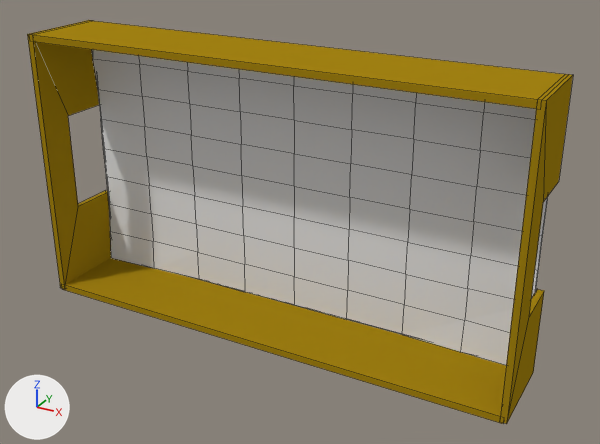
Renders of the Blender file resources/blender/table.blend from each side of a commit.
Camera for both pictures: a 50 mm lens placed at (10.34, -18.57, 8.26), pointed at (0.71, -1.05, -0.5). The axes (+X, +Y, +Z) are drawn at lower left. The lights are the same throughout. Mesh edges are drawn as thin lines.
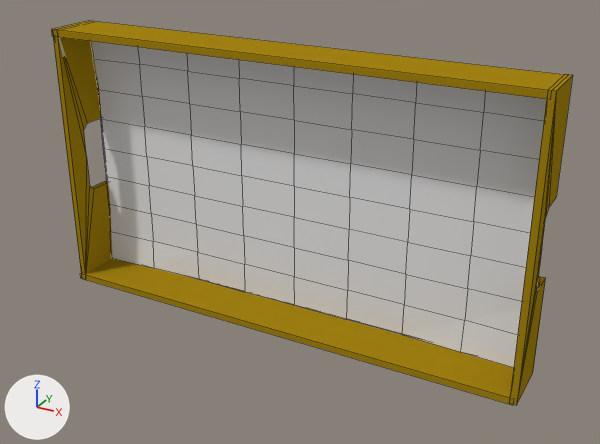
Where the change shows, as pixel boxes [x1, y1, x2, y2] in the pictures (600 x 444 px):
'Cube.005', moved, rescaled (11% shorter): before [63, 258, 506, 424]; after [80, 258, 514, 405]
'Cube.004', moved, rescaled (11% shorter): before [32, 21, 565, 109]; after [51, 21, 564, 99]
'Cube.003', deleted: before [27, 20, 111, 289]
'Cube.001', reshaped, moved, rescaled (14% narrower): before [500, 74, 573, 424]; after [510, 75, 573, 405]
'Cube.002', added: after [53, 36, 113, 274]
part 1 of me_gwall2, built on: before [507, 75, 573, 423]; after [517, 75, 573, 403]

Edits to the bpy script that builds the scene:
```text
Change me_gwall2:
    used by ob_cube_001; location = (8.03, 2.19, 1.46); rotation_euler = (1.571, 0.0, 0.0), in degrees (90, 0, 0)
    remove me_gwall2.from_pydata(...)  # 16 vertices, 14 faces; spans x -1.29..-1.11, y -5.27..2.44, z 2.16..4.57
    add me_gwall2.from_pydata(...)  # 22 vertices, 19 faces; spans x -1.29..-1.11, y -5.27..2.44, z 2.16..4.57
    me_gwall2 part 1
    4 vertices are removed from x -1.29..-1.11, y -2.9..-0.05, z 3.6
    9 faces are deleted
    4 vertices move from x -1.29..-1.11, y -2.9..-0.05, z 2.16 to x -1.29..-1.11, y -2.53..-0.42, z 2.16
    10 vertices are added at x -1.29..-1.11, y -2.53..-0.43, z 3.34..3.6
    14 new faces join them
Add me_gwall2_001:
    me_gwall2_001.from_pydata(...)  # 22 vertices, 19 faces; spans x -1.29..-1.11, y -5.27..2.44, z 2.16..4.57
    me_gwall2_001.materials.append(mat_material_003)  # yellow #a58514
Change ob_cube_005:
    ob_cube_005.location: (0.95, 1.87, 0.3) -> (0.95, 1.16, 0.3)
    ob_cube_005.scale: (1.0, 1.0, 1.0) -> (1.0, 1.0, 0.637)
Change ob_cube_004:
    ob_cube_004.location: (0.95, 1.86, 0.36) -> (0.95, 1.15, 0.36)
    ob_cube_004.scale: (1.0, 1.0, 1.0) -> (1.0, 1.0, 0.637)
Change ob_cube_001:
    ob_cube_001.location: (8.03, 2.19, 1.46) -> (8.03, 1.36, 1.46)
    ob_cube_001.scale: (1.0, 1.0, 1.0) -> (1.0, 1.0, 0.637)
Remove ob_cube_003:
    ob_cube_003 = bpy.data.objects.new('Cube.003', me_gwall1)
    ob_cube_003.location = (-5.63, 2.19, 1.46)
    ob_cube_003.rotation_euler = (1.571, 0.0, 0.0)  # degrees (90, 0, 0)
Add ob_cube_002:
    ob_cube_002 = bpy.data.objects.new('Cube.002', me_gwall2_001)
    ob_cube_002.location = (-5.56, 1.38, 1.44)
    ob_cube_002.rotation_euler = (1.571, 0.0, 0.0)  # degrees (90, 0, 0)
    ob_cube_002.scale = (1.0, 1.0, 0.637)
```
